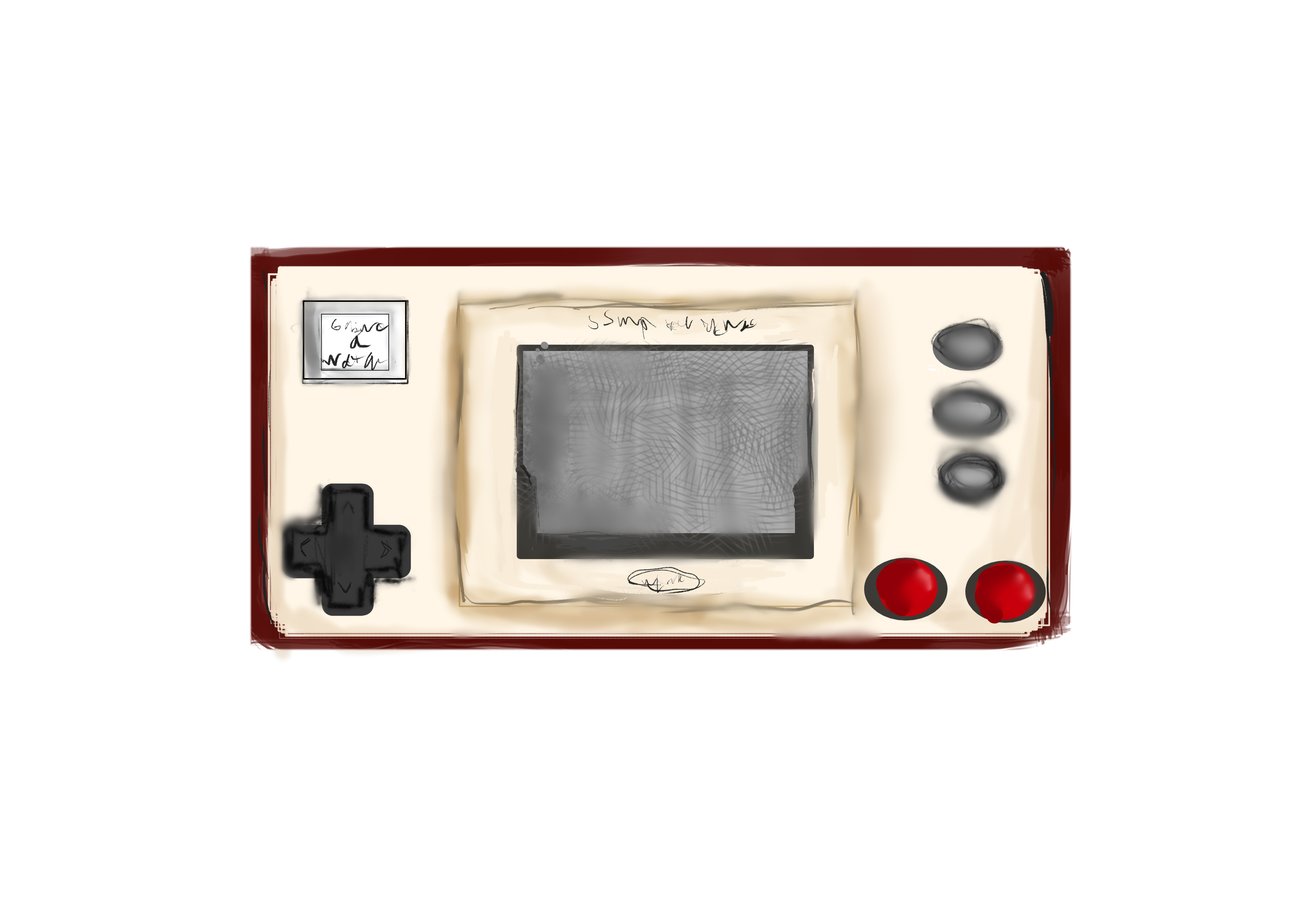
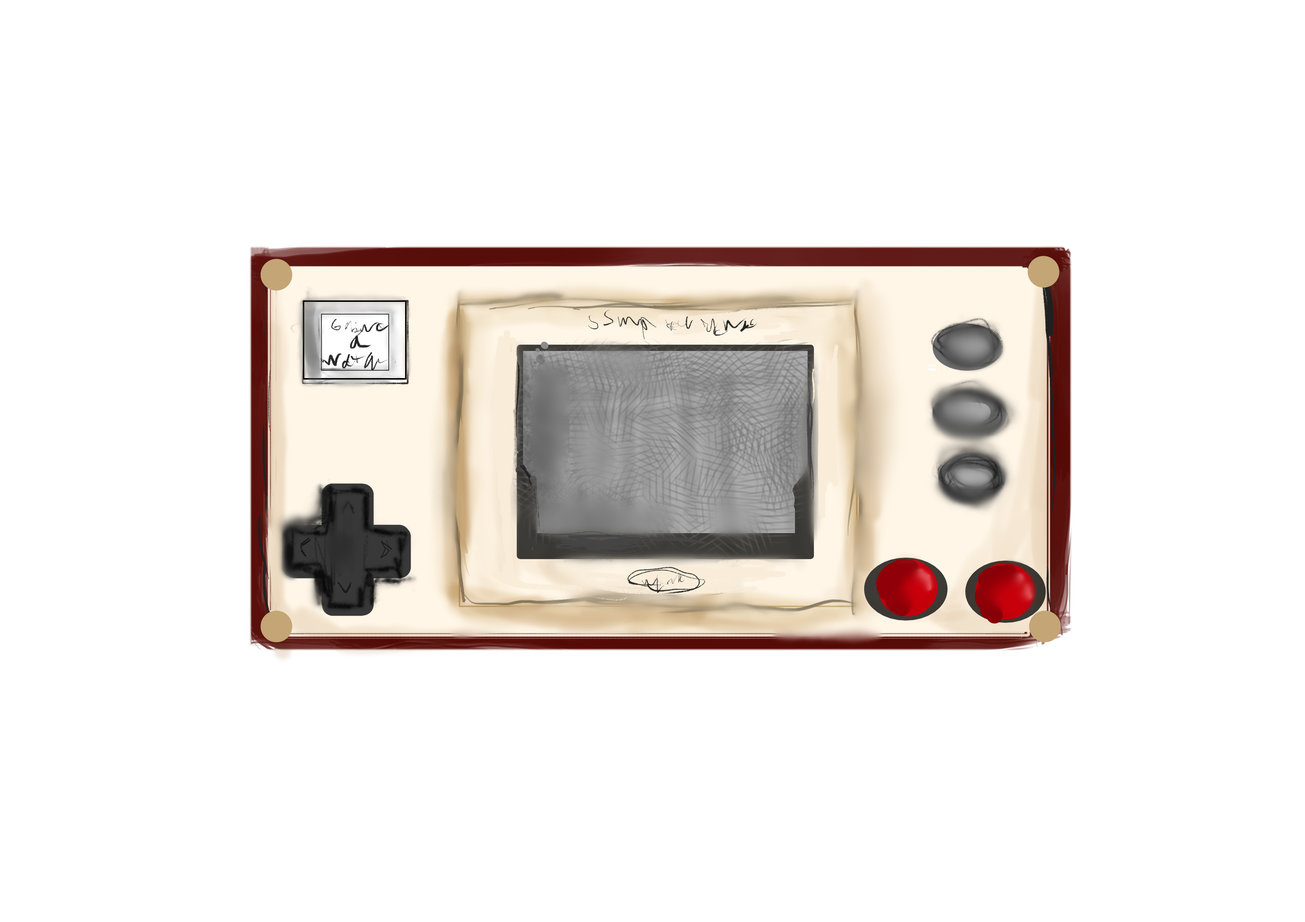
Two versions of the same layered image (1305×922). Layer-by-layer changes:
added layer "Paint Layer 1" above "front" over [260, 255, 1061, 643]
renamed "Paint Layer 2" to "front", painted on it over [260, 255, 1061, 643]
